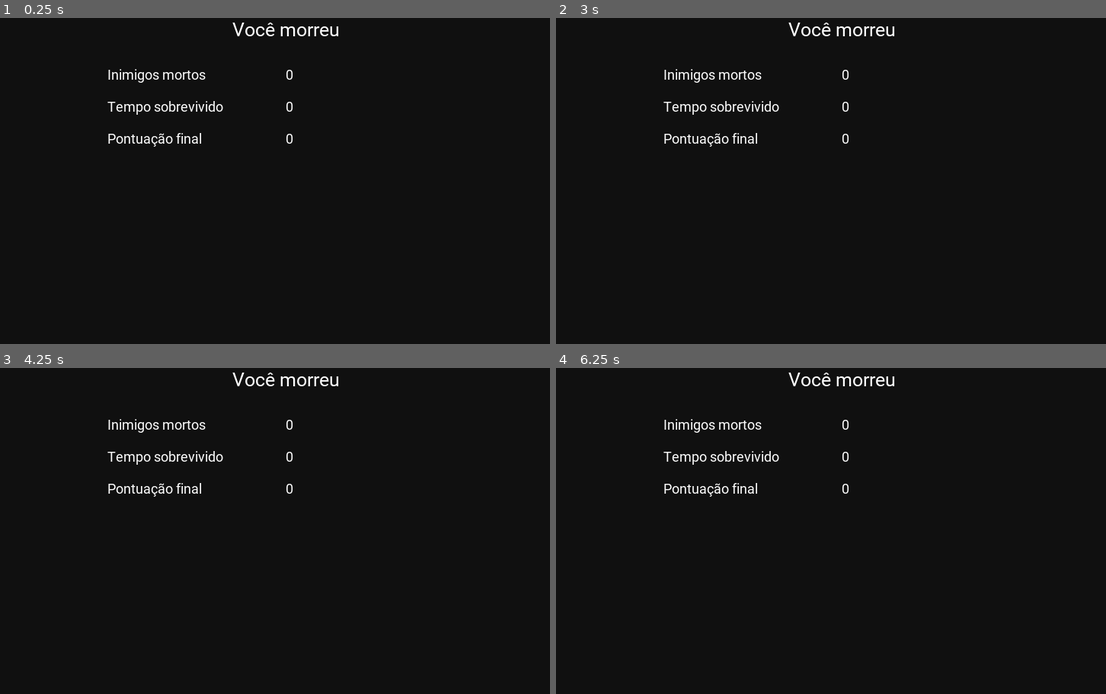
Above: before the commit, frames 1-4 (two rows, left to right).
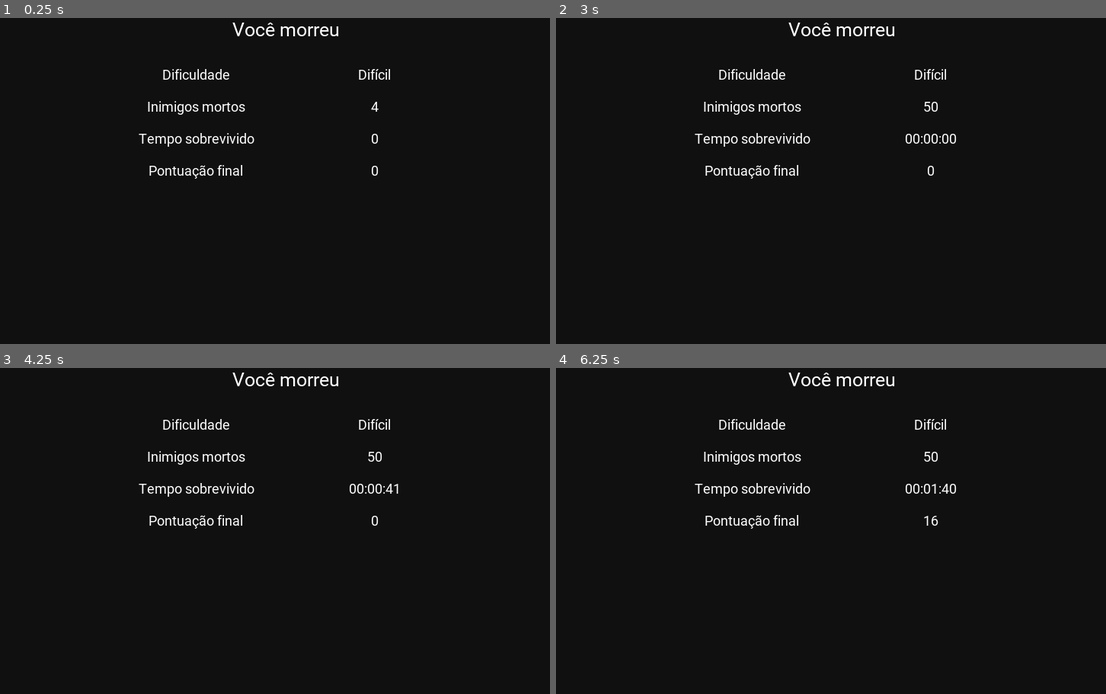
Above: after the commit, the same moments.

Repository: GregorioFornetti/Zigmor
Game: Godot game, scene res://Scenes_and_scripts/Interfaces/Menus/Final_menu.tscn
Same seed, same stepped clock (60 frames per second), same inputs: the game is played once before the commit and once after it. This scene is started directly instead of the project's main scene.
Inputs (mouse positions are in pixels of both pictures, inside the frame that each line leads up to):
- Up to frame 1 (0.25 s): no input
- Up to frame 2 (3 s): tap Enter at 0.5, 2 s; move the mouse to (974, 161) at 0.52 s; press the mouse at (974, 161) at 0.53 s; hold Right (ui_right) 0.53-1.28 s; tap 0 (0_shop_select) at 0.77, 1.52 s; tap Space at 1.25, 2.75 s; move the mouse to (721, 197) at 1.27 s; release the mouse at (721, 197) at 1.28 s; hold Down (ui_down) 1.28-2.03 s; click (721, 197) at 1.35 s; move the mouse to (902, 99) at 2.02 s; press the mouse at (902, 99) at 2.03 s; hold Right (ui_right) 2.03-2.78 s; move the mouse to (809, 249) at 2.77 s; release the mouse at (809, 249) at 2.78 s; hold Up (ui_up) from 2.78 s (still down); click (809, 249) at 2.85 s
- Up to frame 3 (4.25 s): tap 0 (0_shop_select) at 3.02, 3.77 s; move the mouse to (467, 583) at 3.52 s; release Up (ui_up) at 3.53 s; press the mouse at (467, 583) at 3.53 s; hold Left (ui_left) from 3.53 s (still down)
- Up to frame 4 (6.25 s): tap Enter at 4.25 s; move the mouse to (660, 475) at 4.27 s; release the mouse at (660, 475) at 4.28 s; click (660, 475) at 4.35 s; tap 0 (0_shop_select) at 4.52, 6.02 s; move the mouse to (869, 527) at 5.02 s; release Left (ui_left) at 5.03 s; press the mouse at (869, 527) at 5.03 s; hold Down (ui_down) 5.03-5.78 s; tap Space at 5.75 s; move the mouse to (748, 439) at 5.77 s; release the mouse at (748, 439) at 5.78 s; hold Right (ui_right) from 5.78 s (still down); click (748, 439) at 5.85 s

The runs differ from the first frame. In frame 1, 1.6% of the frame differs, in the area x 19-71%, y 15-50%; in frame 2, 1.8%; in frame 3, 1.7%; in frame 4, 1.8%, in the area x 19-73%, y 15-50%.

Commit message:
menu final
- Menu final finalizado
- Bug fixes

Diff:
--- a/Scenes_and_scripts/Autoloaded/Game.gd
+++ b/Scenes_and_scripts/Autoloaded/Game.gd
@@ -11,9 +11,10 @@
 var spawn_delay_function
 var enemy_money_drop_function
 
+var qnt_enemies_killed = 50
 var current_status = status.MENU
 var current_difficulty
-var current_time = 0  # Game time in seconds
+var current_time = 100  # Game time in seconds
 var Player
 
 
@@ -22,6 +23,7 @@
 
 func start_game(game_difficulty):
 	current_difficulty = game_difficulty
+	qnt_enemies_killed = 0
 	current_time = 0
 	current_status = status.PLAYING
 
@@ -46,6 +48,8 @@
 	current_time += 1
 	$Timer.start()
 
+func _on_enemy_death(_enemy):
+	qnt_enemies_killed += 1
 
 
 # Funções modificadoras das dificuldades do jogo:
--- a/Scenes_and_scripts/Enemies/Enemy_base.gd
+++ b/Scenes_and_scripts/Enemies/Enemy_base.gd
@@ -6,6 +6,7 @@
 onready var healthbar = $HealthBar
 onready var collision_shape = $CollisionShape2D.shape
 onready var enemy_hit_sound = preload("res://Sound/Effects/Collisions/enemy-hit.wav")
+onready var enemy_death_sound = preload("res://Sound/Effects/Death/enemy-death.wav")
 export (int) var points
 
 signal enemy_spawn(enemy)
@@ -29,6 +30,7 @@
 
 	connect("enemy_died", enemies_spawner, "_on_enemy_death", [self])
 	connect("enemy_died", interface, "_on_enemy_death", [self])
+	connect("enemy_died", Game, "_on_enemy_death", [self])
 
 	emit_signal("enemy_spawn")
 
@@ -50,6 +52,7 @@
 	Player.attributes["status"]['money'] += Game.get_enemy_monmey_drop(points)
 	var interface = get_parent().get_node("Interface")
 	interface.update_money(Player.attributes["status"]['money'])
+	SoundSystem.play_sound_effect(enemy_death_sound)
 	emit_signal("enemy_died")
 	queue_free()
 
--- a/Scenes_and_scripts/Enemies/Shotgun_enemy.tscn
+++ b/Scenes_and_scripts/Enemies/Shotgun_enemy.tscn
@@ -18,10 +18,23 @@
 
 [sub_resource type="Animation" id=5]
 resource_name = "Shoot"
+length = 1.3
+tracks/0/type = "value"
+tracks/0/path = NodePath("Sprite:frame")
+tracks/0/interp = 1
+tracks/0/loop_wrap = true
+tracks/0/imported = false
+tracks/0/enabled = true
+tracks/0/keys = {
+"times": PoolRealArray( 0, 0.4, 0.8, 1.2 ),
+"transitions": PoolRealArray( 1, 1, 1, 1 ),
+"update": 1,
+"values": [ 1, 2, 3, 0 ]
+}
 
 [node name="Shotgun_enemy" instance=ExtResource( 2 )]
 script = ExtResource( 3 )
-points = 5
+points = 1
 angle = 60.0
 qnt_bullets = 4
 
@@ -54,6 +67,7 @@
 wait_time = 2.5
 
 [node name="ShootAnimation" type="AnimationPlayer" parent="." index="8"]
+playback_speed = 5.0
 anims/Shoot = SubResource( 5 )
 
 [node name="Weapon_pos" parent="." index="9"]
--- a/Scenes_and_scripts/Interfaces/Menus/Final_menu.gd
+++ b/Scenes_and_scripts/Interfaces/Menus/Final_menu.gd
@@ -1,17 +1,37 @@
 extends CanvasLayer
 
 onready var timer = $Timer
-
-var pontos = 10000
+onready var score_info_list = [
+	{
+		"points": Game.qnt_enemies_killed,
+		"function": funcref(self, "update_enemies_killed_score")
+	},
+	{
+		"points": Game.current_time,
+		"function": funcref(self, "update_time_score")
+	},
+	{
+		"points": get_final_points(Game.qnt_enemies_killed, Game.current_time),
+		"function": funcref(self, "update_final_score")
+	}
+]
+var stop_updating = false
+onready var current_index = 0
+onready var update = score_info_list[0].function
+onready var points = score_info_list[0].points
 
 
-# Called when the node enters the scene tree for the first time.
 func _ready():
-	pass
+	if Game.current_difficulty == Game.difficulties.EASY:
+		$Bottom_container/GridContainer/Difficulty_box/Value.text = "Fácil"
+	elif Game.current_difficulty == Game.difficulties.MEDIUM:
+		$Bottom_container/GridContainer/Difficulty_box/Value.text = "Intermediário"
+	else:
+		$Bottom_container/GridContainer/Difficulty_box/Value.text = "Difícil"
 
 func _process(_delta):
-	print(timer.time_left)
-	print(get_current_points(pontos))
+	if not stop_updating:
+		update.call_func(get_current_points(points))
 
 func get_current_points(points):
 	if timer.time_left != 0:
@@ -19,5 +39,29 @@
 	else:
 		return points
 
-func update_enemy_score():
-	var divisor = timer.wait_time - timer.time_left
+func get_final_points(enemies_killed, time):
+	return int(time * time / 100) + int(time * enemies_killed / 50)
+
+func update_enemies_killed_score(points):
+	$Bottom_container/GridContainer/Enemys_score_box/Value.text = str(points)
+
+func update_time_score(points):
+	$Bottom_container/GridContainer/Time_score_box/Value.text = GeneralCommands.seconds_to_time_string(points)
+
+func update_final_score(points):
+	$Bottom_container/GridContainer/Final_score_box/Value.text = str(points)
+
+func _on_Timer_timeout():
+	update.call_func(points)
+	current_index += 1
+	if current_index < len(score_info_list):
+		update = score_info_list[current_index].function
+		points = score_info_list[current_index].points
+		timer.start()
+	else:
+		stop_updating = true
+		$Bottom_container/Btn_return.visible = true
+
+func _on_Btn_return_pressed():
+	get_tree().paused = false
+	get_tree().change_scene("res://Scenes_and_scripts/Interfaces/Menus/Play_menu.tscn")
--- a/Scenes_and_scripts/Interfaces/Menus/Final_menu.tscn
+++ b/Scenes_and_scripts/Interfaces/Menus/Final_menu.tscn
@@ -1,14 +1,16 @@
-[gd_scene load_steps=5 format=2]
+[gd_scene load_steps=6 format=2]
 
 [ext_resource path="res://Fonts/Roboto-Regular.ttf" type="DynamicFontData" id=1]
 [ext_resource path="res://Scenes_and_scripts/Interfaces/Menus/Score_box.tscn" type="PackedScene" id=2]
 [ext_resource path="res://Scenes_and_scripts/Interfaces/Menus/Final_menu.gd" type="Script" id=3]
+[ext_resource path="res://Scenes_and_scripts/Interfaces/Buttons/Btn_md.tscn" type="PackedScene" id=4]
 
 [sub_resource type="DynamicFont" id=1]
 size = 32
 font_data = ExtResource( 1 )
 
 [node name="Final_menu" type="CanvasLayer"]
+pause_mode = 2
 script = ExtResource( 3 )
 
 [node name="Background" type="ColorRect" parent="."]
@@ -53,11 +55,21 @@
 "_edit_use_anchors_": false
 }
 
-[node name="Enemys_score_box" parent="Bottom_container/GridContainer" instance=ExtResource( 2 )]
+[node name="Difficulty_box" parent="Bottom_container/GridContainer" instance=ExtResource( 2 )]
 anchor_right = 0.0
 anchor_bottom = 0.0
 margin_right = 600.0
 margin_bottom = 50.0
+
+[node name="Title" parent="Bottom_container/GridContainer/Difficulty_box" index="0"]
+text = "Dificuldade"
+
+[node name="Enemys_score_box" parent="Bottom_container/GridContainer" instance=ExtResource( 2 )]
+anchor_right = 0.0
+anchor_bottom = 0.0
+margin_top = 54.0
+margin_right = 600.0
+margin_bottom = 104.0
 
 [node name="Title" parent="Bottom_container/GridContainer/Enemys_score_box" index="0"]
 text = "Inimigos mortos"
@@ -65,9 +77,9 @@
 [node name="Time_score_box" parent="Bottom_container/GridContainer" instance=ExtResource( 2 )]
 anchor_right = 0.0
 anchor_bottom = 0.0
-margin_top = 54.0
+margin_top = 108.0
 margin_right = 600.0
-margin_bottom = 104.0
+margin_bottom = 158.0
 
 [node name="Title" parent="Bottom_container/GridContainer/Time_score_box" index="0"]
 text = "Tempo sobrevivido"
@@ -75,18 +87,37 @@
 [node name="Final_score_box" parent="Bottom_container/GridContainer" instance=ExtResource( 2 )]
 anchor_right = 0.0
 anchor_bottom = 0.0
-margin_top = 108.0
+margin_top = 162.0
 margin_right = 600.0
-margin_bottom = 158.0
+margin_bottom = 212.0
 
 [node name="Title" parent="Bottom_container/GridContainer/Final_score_box" index="0"]
 text = "Pontuação final"
+
+[node name="Btn_return" parent="Bottom_container" instance=ExtResource( 4 )]
+visible = false
+anchor_left = 0.5
+anchor_top = 1.0
+anchor_right = 0.5
+anchor_bottom = 1.0
+margin_left = -100.0
+margin_top = -170.0
+margin_right = 100.0
+margin_bottom = -130.0
+
+[node name="Label" parent="Bottom_container/Btn_return" index="0"]
+text = "Voltar"
 
 [node name="Timer" type="Timer" parent="."]
 wait_time = 3.0
 one_shot = true
 autostart = true
 
+[connection signal="pressed" from="Bottom_container/Btn_return" to="." method="_on_Btn_return_pressed"]
+[connection signal="timeout" from="Timer" to="." method="_on_Timer_timeout"]
+
+[editable path="Bottom_container/GridContainer/Difficulty_box"]
 [editable path="Bottom_container/GridContainer/Enemys_score_box"]
 [editable path="Bottom_container/GridContainer/Time_score_box"]
 [editable path="Bottom_container/GridContainer/Final_score_box"]
+[editable path="Bottom_container/Btn_return"]
--- a/Scenes_and_scripts/Interfaces/Menus/Score_box.tscn
+++ b/Scenes_and_scripts/Interfaces/Menus/Score_box.tscn
@@ -25,6 +25,7 @@
 margin_right = 300.0
 custom_fonts/font = SubResource( 1 )
 text = "Titulo"
+align = 1
 valign = 1
 __meta__ = {
 "_edit_use_anchors_": false
@@ -37,6 +38,7 @@
 margin_left = -300.0
 custom_fonts/font = SubResource( 2 )
 text = "0"
+align = 1
 valign = 1
 __meta__ = {
 "_edit_use_anchors_": false
--- a/Scenes_and_scripts/Player/Player.gd
+++ b/Scenes_and_scripts/Player/Player.gd
@@ -9,6 +9,7 @@
 onready var Shotgun_bullet = preload("res://Scenes_and_scripts/Bullets/Shotgun_bullet.tscn")
 onready var Sniper_bullet = preload("res://Scenes_and_scripts/Bullets/Sniper_bullet.tscn")
 onready var pistol_shoot_sound = preload("res://Sound/Effects/Weapons/player-pistol-shoot.wav")
+onready var death_sound = preload("res://Sound/Effects/Death/player-death.wav")
 
 enum {PISTOL, SHOTGUN, SNIPER}
 var attributes = {
@@ -206,4 +207,8 @@
 	attributes.status.money += value
 
 func die():
-	pass
+	var final_menu = load("res://Scenes_and_scripts/Interfaces/Menus/Final_menu.tscn").instance()
+	get_parent().add_child(final_menu)
+	SoundSystem.play_sound_effect(death_sound)
+	Game.current_status = Game.status.PAUSED
+	get_tree().paused = true
--- a/Scenes_and_scripts/Spawner/Enemies_spawner.gd
+++ b/Scenes_and_scripts/Spawner/Enemies_spawner.gd
@@ -50,7 +50,6 @@
 		# caro de spawnar atualmente (mais caro que da para "gastar" com os "current points".
 		possible_ranges_array.append(current_max_range - 1)
 	possible_ranges_array.append(len(enemies) - 1)
-
 	spawn_enemies()
 
 func _process(_delta):
